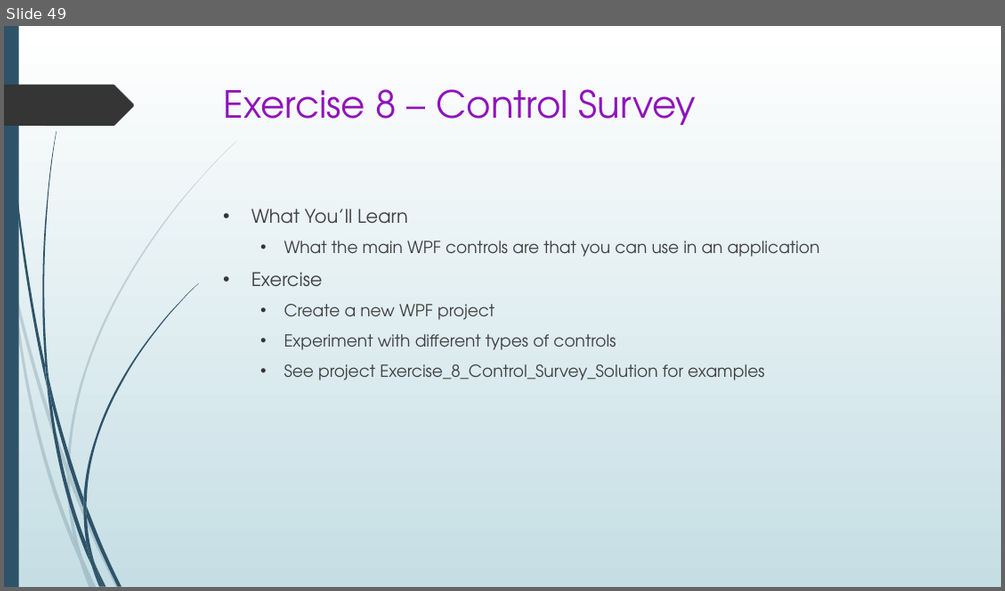
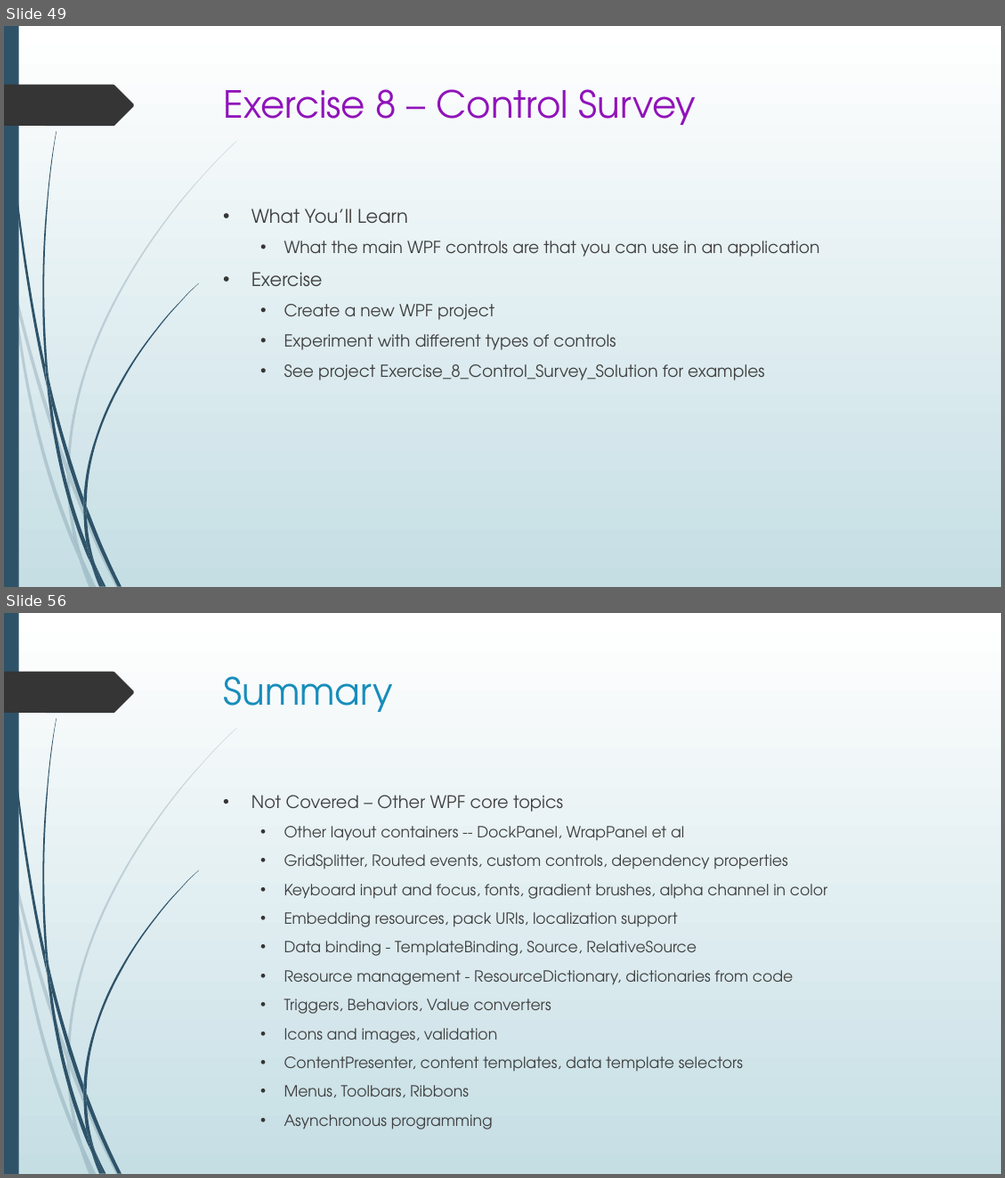
Before and after one commit to seanpsexton/wpf-workshop-solutions, a slide deck: WPF-Workshop-Sexton-Oct2023.pptx. Shown one above the other, each under a label of ours: slide 49 before the commit, slides 49 and 56 after it; the slides between them are not shown. The pictures are 1005x591 and 1005x1178 pixels, drawn with LibreOffice and Linux fonts; fonts in the diff are those of the drawing. Boxes give left, top, right and bottom in pixels: in the first picture for what was removed or moved away, otherwise in the second. Text is boxed around its words. In the diff, an @@ line names an element or a change of style, - is before the commit and + after.

Commit message:
Finished adding content to PPT

```diff
--- a/WPF-Workshop-Sexton-Oct2023.pptx
+++ b/WPF-Workshop-Sexton-Oct2023.pptx
@@ slide 56 added at (4, 613, 1001, 1174), background gradient #FFFFFF to #C5DEE5; not listed: 24 template elements that a slide beside it also shows @@
@@ title added at (224, 676, 393, 712), 36 pt, text #178DBB @@
+Summary
@@ text added at (251, 795, 827, 1097), 14.8 pt, text #404040 @@
+• Not Covered – Other WPF core topics
+  • Other layout containers -- DockPanel, WrapPanel et al
+  • GridSplitter, Routed events, custom controls, dependency properties
+  • Keyboard input and focus, fonts, gradient brushes, alpha channel in color
+  • Embedding resources, pack URIs, localization support
+  • Data binding - TemplateBinding, Source, RelativeSource
+  • Resource management - ResourceDictionary, dictionaries from code
+  • Triggers, Behaviors, Value converters
+  • Icons and images, validation
+  • ContentPresenter, content templates, data template selectors
+  • Menus, Toolbars, Ribbons
+  • Asynchronous programming
```
Also in this commit, not shown: 9 other slides added.
